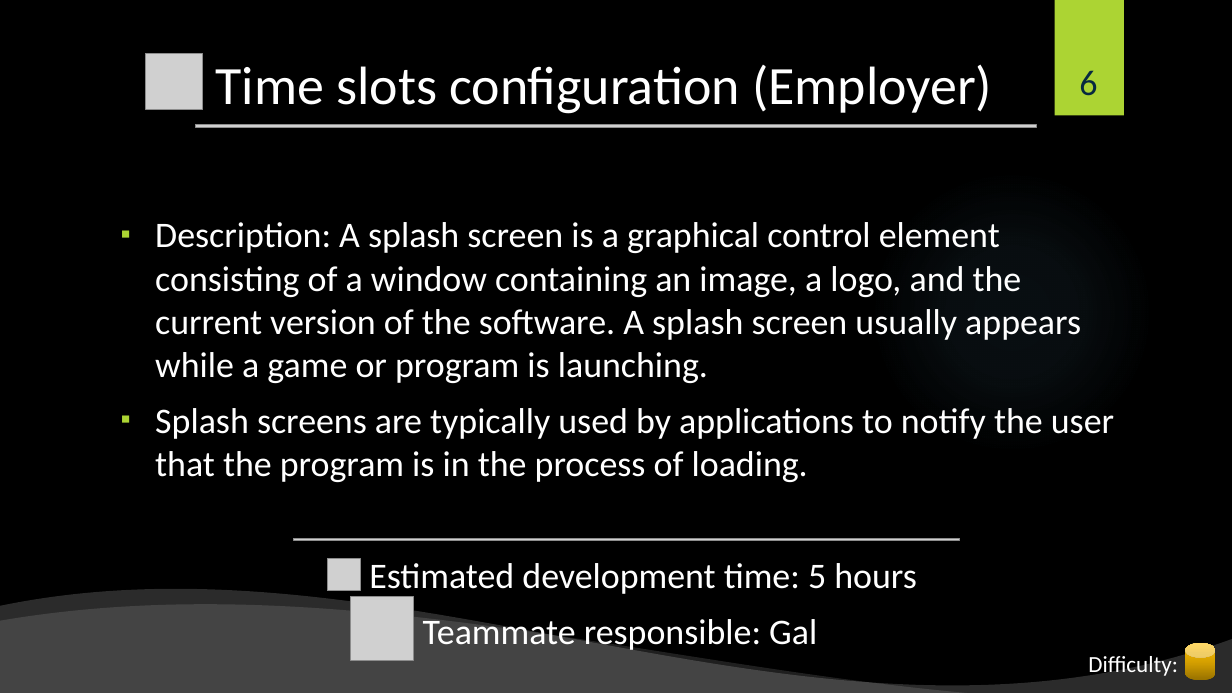
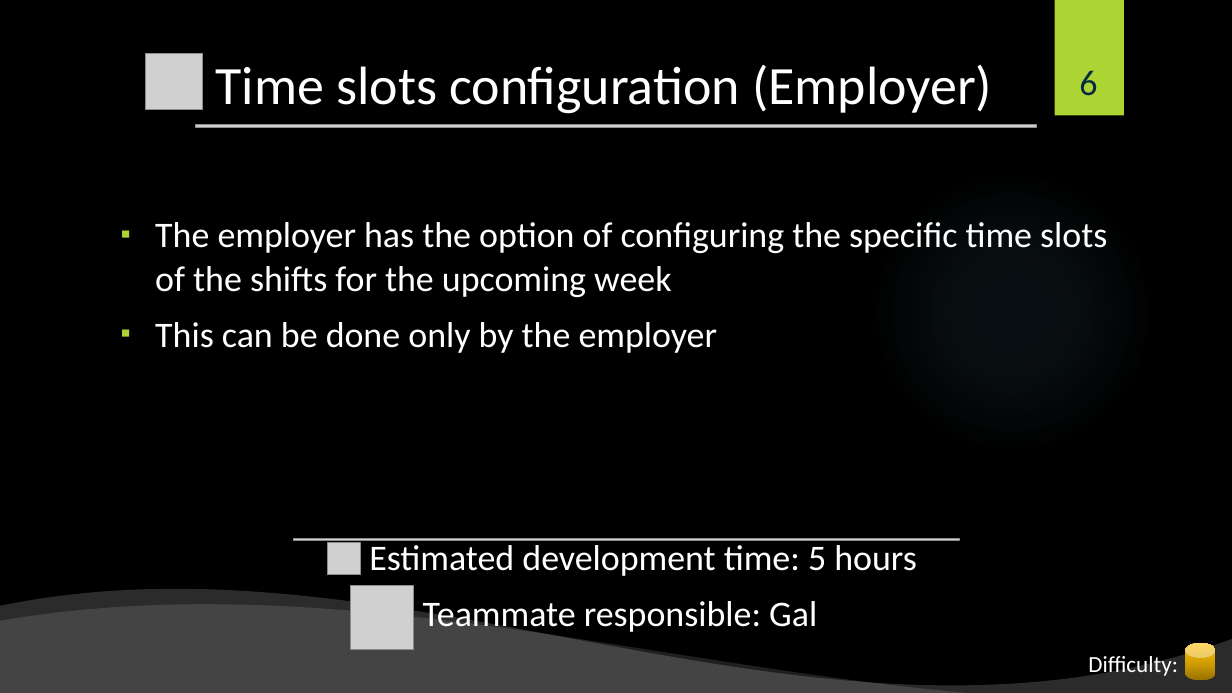
Before and after one commit to shiftlyapp/Shiftly, a slide deck: slide 6 of Backlog.pptx. Drawn at 1232x693 pixels with LibreOffice and Linux fonts; fonts in the diff are those of the drawing; grey boxes stand for pictures; background and template pictures are left out. Boxes give left, top, right and bottom in pixels: in the first picture for what was removed or moved away, otherwise in the second. Text is boxed around its words. In the diff, an @@ line names an element or a change of style, - is before the commit and + after.

```diff
--- a/Backlog.pptx
+++ b/Backlog.pptx
@@ text at (155, 222, 1107, 353): text changed @@
-▪ Description: A splash screen is a graphical control element consisting of a window containing an image, a logo, and the current version of the software. A splash screen usually appears while a game or program is launching.
-▪ Splash screens are typically used by applications to notify the user that the program is in the process of loading.
+▪ The employer has the option of configuring the specific time slots of the shifts for the upcoming week
+▪ This can be done only by the employer
@@ picture: place and size @@
-picture at (327, 558, 360, 592)
+picture at (327, 543, 360, 576)
@@ picture: place and size @@
-picture at (350, 597, 414, 661)
+picture at (350, 586, 414, 650)
```
Also in this commit, not shown: 5 other slides changed.
